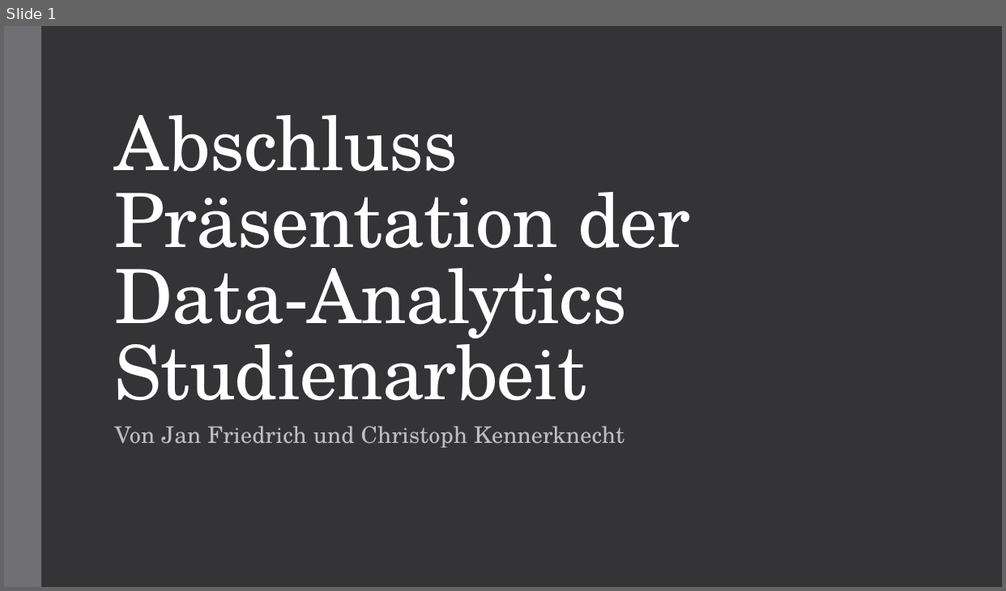
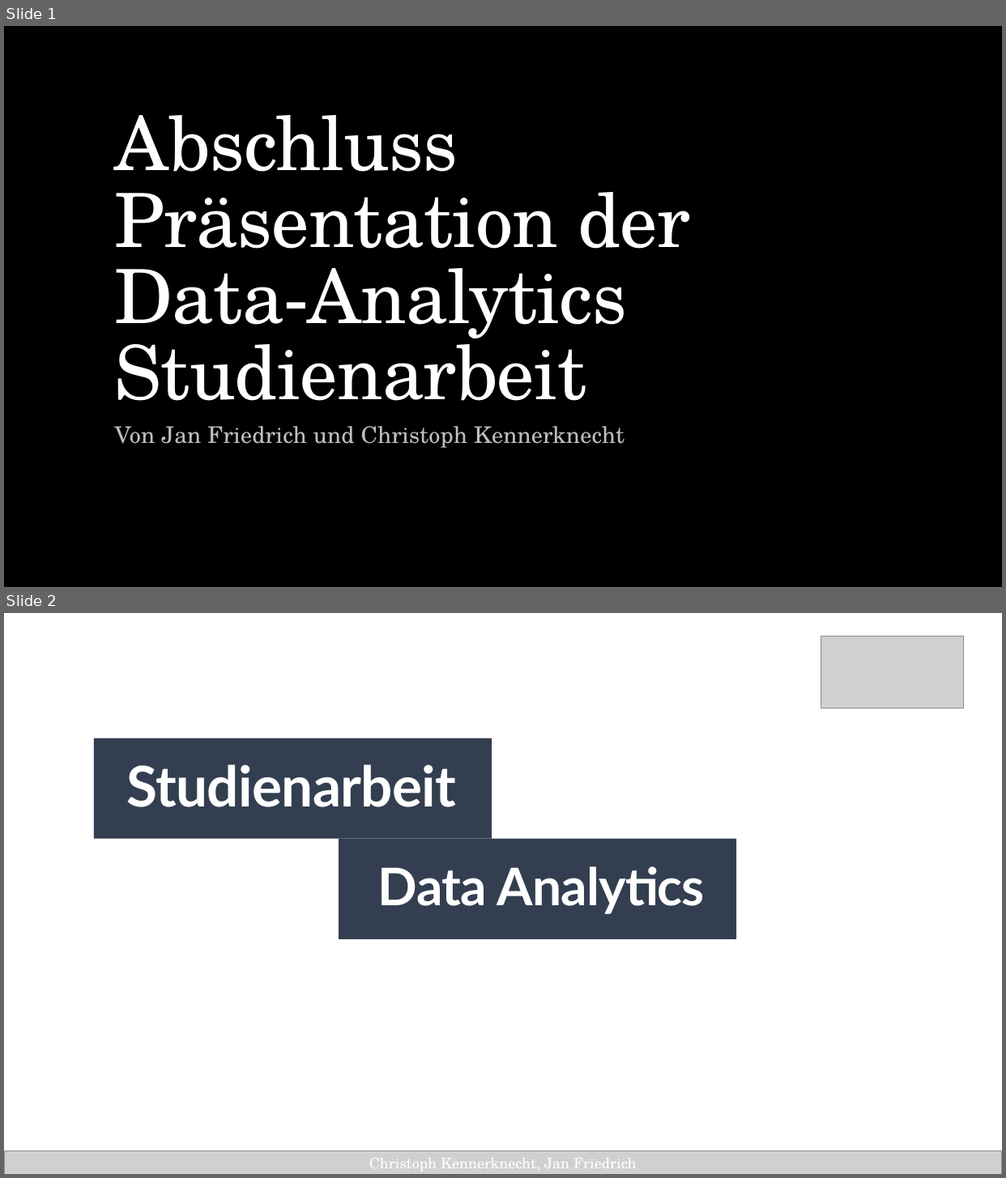
Before and after one commit to JFriedrich29/Studienarbeit-Data-Analytics, a slide deck: Abgabe/Abschlusspräsentation.pptx. Shown one above the other, each under a label of ours: slide 1 before the commit, slides 1 and 2 after it. The pictures are 1006x591 and 1006x1178 pixels, drawn with LibreOffice and Linux fonts; fonts in the diff are those of the drawing; grey boxes stand for pictures. Boxes give left, top, right and bottom in pixels: in the first picture for what was removed or moved away, otherwise in the second. Text is boxed around its words. In the diff, an @@ line names an element or a change of style, - is before the commit and + after.

```diff
--- a/Abgabe/Abschlusspräsentation.pptx
+++ b/Abgabe/Abschlusspräsentation.pptx
@@ slide 2 added at <box>4,613,1002,1174</box>, background #FFFFFF @@
@@ picture added at <box>821,636,964,709</box> @@
@@ rectangle added at <box>94,738,492,838</box>, fill #333F50 @@
@@ text added at <box>126,764,456,807</box>, 54 pt, text #FFFFFF, bold @@
+Studienarbeit
@@ rectangle added at <box>339,839,737,939</box>, fill #333F50 @@
@@ text added at <box>378,867,705,914</box>, 50 pt, text #FFFFFF, bold @@
+Data Analytics
@@ picture added at <box>4,1152,1002,1174</box> @@
@@ text added at <box>369,1158,636,1171</box>, 14 pt, text #FFFFFF @@
+Christoph Kennerknecht, Jan Friedrich
@@ slide 1 changed as well @@
@@ background #353537 to #000000 @@
@@ rectangle removed at <box>4,26,41,587</box> @@
```
Also in this commit, not shown: 22 other slides changed, 4 other slides added.
